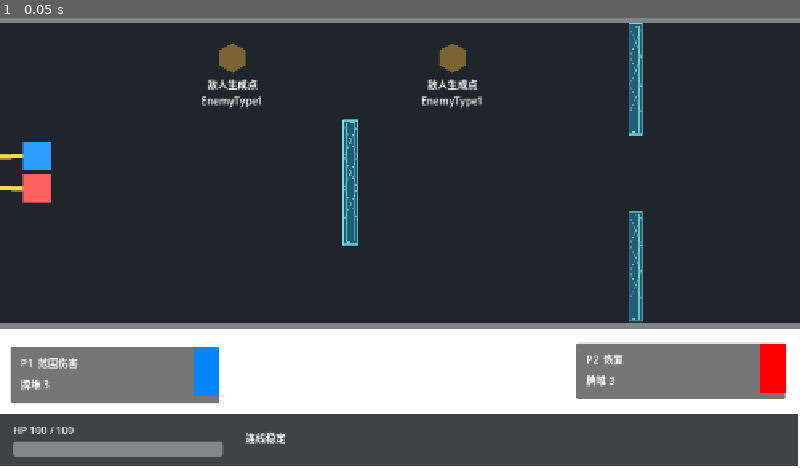
Above: before the commit, frame 1.
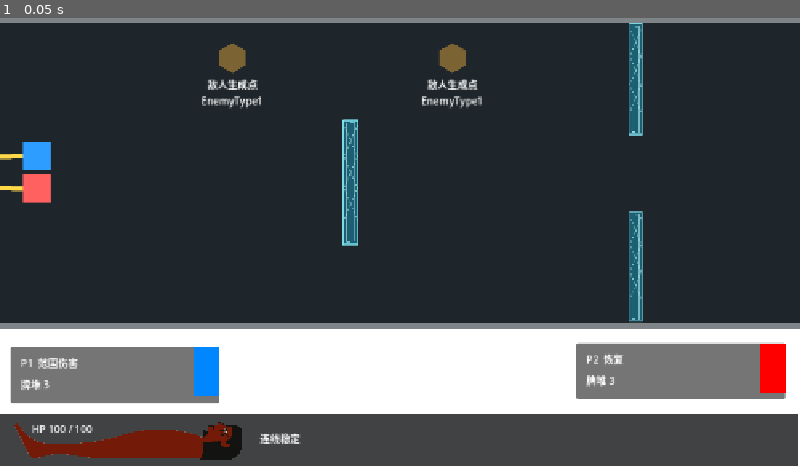
Above: after the commit, the same moment.

Repository: Jiufoduck/2026CGJ
Game: Godot game, scene res://scenes/main/MainScene.tscn
Same seed, same stepped clock (60 frames per second), same inputs: the game is played once before the commit and once after it.
Inputs:
- Up to frame 1 (0.05 s): no input

The runs differ from the first frame. In frame 1, 1.8% of the frame differs, in the area x 1-38%, y 89-99%.

Commit message:
update hud

Diff:
--- a/scenes/ui/HUD.tscn
+++ b/scenes/ui/HUD.tscn
@@ -1,6 +1,8 @@
 [gd_scene format=3 uid="uid://5rlcx22ksidf"]
 
 [ext_resource type="Script" uid="uid://ce0c0ntpbegwv" path="res://scripts/ui/HUD.gd" id="1_hud_script"]
+[ext_resource type="Texture2D" uid="uid://vb1qkudg8pwm" path="res://assets/ui/hp_bar_bkg.png" id="2_6ll6g"]
+[ext_resource type="Texture2D" uid="uid://bpcen6tkrx7j0" path="res://assets/ui/hp_bar_fill.png" id="3_ig75s"]
 
 [node name="HUD" type="CanvasLayer" unique_id=1619752691]
 script = ExtResource("1_hud_script")
@@ -63,27 +65,29 @@
 
 [node name="HealthLabel" type="Label" parent="Root/TopStrip" unique_id=190315560]
 layout_mode = 1
-offset_left = 24.0
-offset_top = 16.0
-offset_right = 210.0
-offset_bottom = 42.0
+offset_left = 54.0
+offset_top = 14.0
+offset_right = 240.0
+offset_bottom = 40.0
 text = "HP 100 / 100"
 
-[node name="HealthBar" type="ProgressBar" parent="Root/TopStrip" unique_id=1159177671]
-layout_mode = 1
-offset_left = 24.0
-offset_top = 46.0
-offset_right = 360.0
-offset_bottom = 70.0
+[node name="HealthBar" type="TextureProgressBar" parent="Root/TopStrip" unique_id=883981419]
+layout_mode = 1
+offset_left = 24.0
+offset_top = 12.0
+offset_right = 1250.0
+offset_bottom = 220.0
+scale = Vector2(0.3, 0.3)
 value = 100.0
-show_percentage = false
+texture_under = ExtResource("2_6ll6g")
+texture_progress = ExtResource("3_ig75s")
 
 [node name="LinkStatusLabel" type="Label" parent="Root/TopStrip" unique_id=492810356]
 layout_mode = 1
-offset_left = 396.0
-offset_top = 28.0
-offset_right = 590.0
-offset_bottom = 56.0
+offset_left = 419.0
+offset_top = 29.0
+offset_right = 613.0
+offset_bottom = 57.0
 text = "连线稳定"
 
 [node name="PlayerOnePanel" type="Panel" parent="Root" unique_id=1472266852]
--- a/scripts/ui/HUD.gd
+++ b/scripts/ui/HUD.gd
@@ -177,7 +177,7 @@
 @onready var sub_viewport: SubViewport = $Root/SubViewportContainer/SubViewport
 @onready var sub_viewport_camera: Camera2D = $Root/SubViewportContainer/SubViewport/ViewportCamera2D
 @onready var health_label: Label = $Root/TopStrip/HealthLabel
-@onready var health_bar: ProgressBar = $Root/TopStrip/HealthBar
+@onready var health_bar: TextureProgressBar = $Root/TopStrip/HealthBar
 @onready var link_status_label: Label = $Root/TopStrip/LinkStatusLabel
 @onready var death_countdown_panel: Control = $Root/DeathCountdownPanel
 @onready var death_countdown_label: Label = $Root/DeathCountdownPanel/DeathCountdownLabel
Binary file added: assets/ui/hp_bar_bkg.png
Not shown, added: assets/ui/hp_bar_bkg.png.import
Binary file added: assets/ui/hp_bar_fill.png
Not shown, added: assets/ui/hp_bar_fill.png.import
